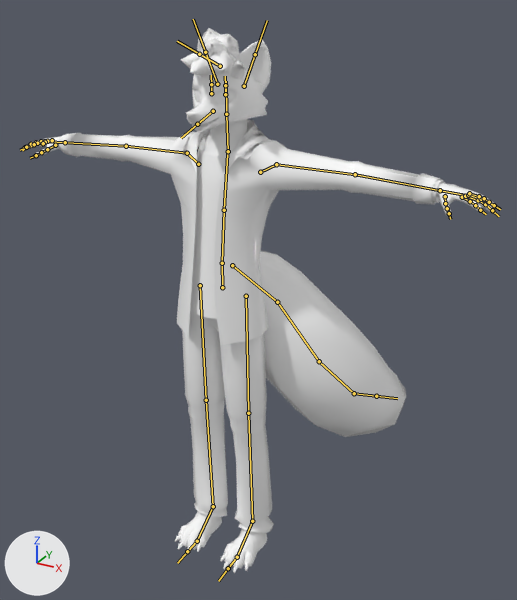
One commit to the FBX model project/Assets/trev avatar.fbx: the scene before it, then after it.
Rendered twice from a 50 mm camera at (1.24, -1.99, 2.09) aimed at (0.0, 0.27, 0.96). The axes (+X, +Y, +Z) are drawn at lower left. The lights are the same throughout. Both versions are drawn at frame 1 of the action 'rig|tail wag'; the numbers are the values there. The bones that bend it are drawn over the model as lines.

Names of what the first picture shows: 'fox'.
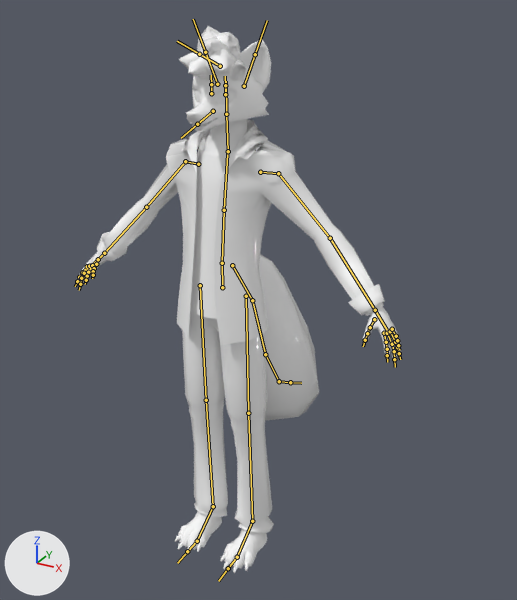
What changed in the scene script:
```text
Change bone_def_shoulder_l:
    where bone_def_shoulder_l = bpy.data.objects['rig'].pose.bones['DEF-shoulder.L']  # child of 'DEF-spine.003'
    bone_def_shoulder_l.rotation_quaternion: (0.97, 0.241, -0.046, -0.002) -> (1.0, 0.0, 0.0, 0.0)  # degrees (28, -5, -1) -> degrees (0, 0, 0)
Change bone_def_upper_arm_l:
    where bone_def_upper_arm_l = bpy.data.objects['rig'].pose.bones['DEF-upper_arm.L']  # child of 'DEF-shoulder.L'
    bone_def_upper_arm_l.rotation_quaternion: (0.989, 0.145, -0.003, 0.0) -> (1.0, 0.0, 0.0, 0.0)  # degrees (17, 0, 0) -> degrees (0, 0, 0)
Change bone_def_forearm_l:
    where bone_def_forearm_l = bpy.data.objects['rig'].pose.bones['DEF-forearm.L']  # child of 'DEF-upper_arm.L'
    bone_def_forearm_l.rotation_quaternion: (0.999, 0.0, -0.001, 0.036) -> (1.0, 0.0, 0.0, 0.0)  # degrees (0, 0, 4) -> degrees (0, 0, 0)
Change bone_def_shoulder_r:
    where bone_def_shoulder_r = bpy.data.objects['rig'].pose.bones['DEF-shoulder.R']  # child of 'DEF-spine.003'
    bone_def_shoulder_r.rotation_quaternion: (0.97, 0.241, 0.046, 0.002) -> (1.0, 0.0, 0.0, 0.0)  # degrees (28, 5, 1) -> degrees (0, 0, 0)
Change bone_def_upper_arm_r:
    where bone_def_upper_arm_r = bpy.data.objects['rig'].pose.bones['DEF-upper_arm.R']  # child of 'DEF-shoulder.R'
    bone_def_upper_arm_r.rotation_quaternion: (0.989, 0.145, 0.003, 0.0) -> (1.0, 0.0, 0.0, 0.0)  # degrees (17, 0, 0) -> degrees (0, 0, 0)
Change bone_def_forearm_r:
    where bone_def_forearm_r = bpy.data.objects['rig'].pose.bones['DEF-forearm.R']  # child of 'DEF-upper_arm.R'
    bone_def_forearm_r.rotation_quaternion: (0.999, 0.0, 0.001, -0.036) -> (1.0, 0.0, 0.0, 0.0)  # degrees (0, 0, -4) -> degrees (0, 0, 0)
Change bone_def_tail:
    where bone_def_tail = bpy.data.objects['rig'].pose.bones['DEF-tail']  # child of 'DEF-spine'
    bone_def_tail.rotation_quaternion: (0.968, 0.0, 0.0, -0.251) -> (1.0, 0.0, 0.0, 0.0)  # degrees (0, 0, -29) -> degrees (0, 0, 0)
```

Changed parts and their boxes [x1, y1, x2, y2] in the pictures (517 x 600 px):
'fox', posed (31% narrower): before [24, 28, 496, 573]; after [76, 26, 401, 573]
bone 'DEF-shoulder.L', root to tip: before (260, 172) to (276, 164); after (260, 172) to (278, 173)
bone 'DEF-upper_arm.L', root to tip: before (276, 164) to (355, 174); after (278, 173) to (330, 238)
bone 'DEF-forearm.L', root to tip: before (355, 174) to (440, 190); after (330, 238) to (375, 310)
bone 'DEF-shoulder.R', root to tip: before (198, 164) to (187, 153); after (198, 164) to (185, 161)
bone 'DEF-upper_arm.R', root to tip: before (187, 153) to (126, 146); after (185, 161) to (146, 207)
bone 'DEF-forearm.R', root to tip: before (126, 146) to (65, 142); after (146, 207) to (104, 253)
bone 'DEF-tail', root to tip: before (232, 265) to (277, 302); after (232, 265) to (252, 300)
